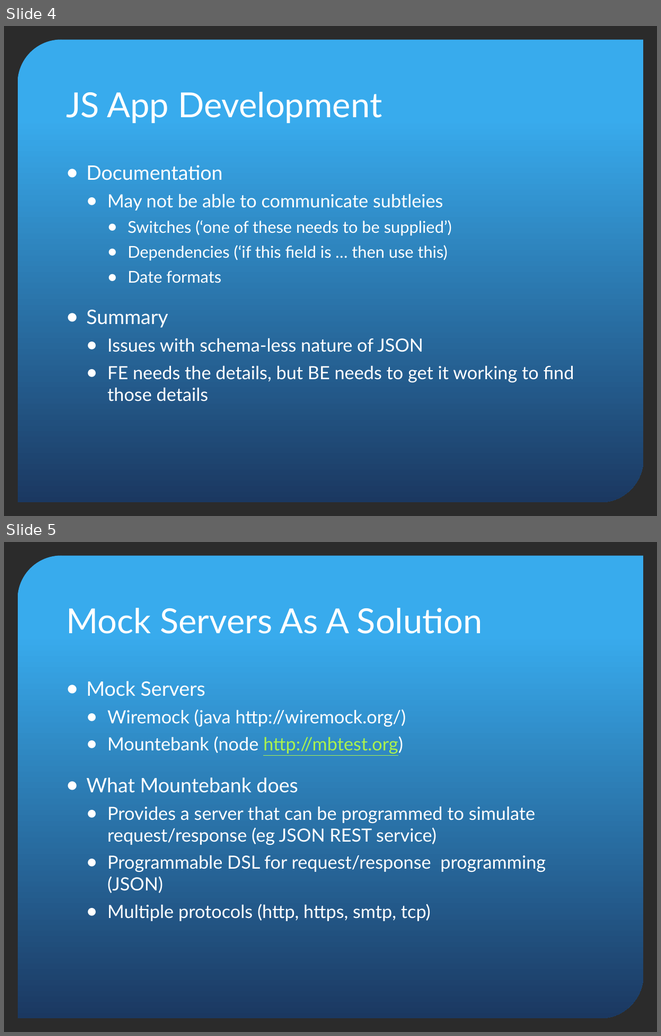
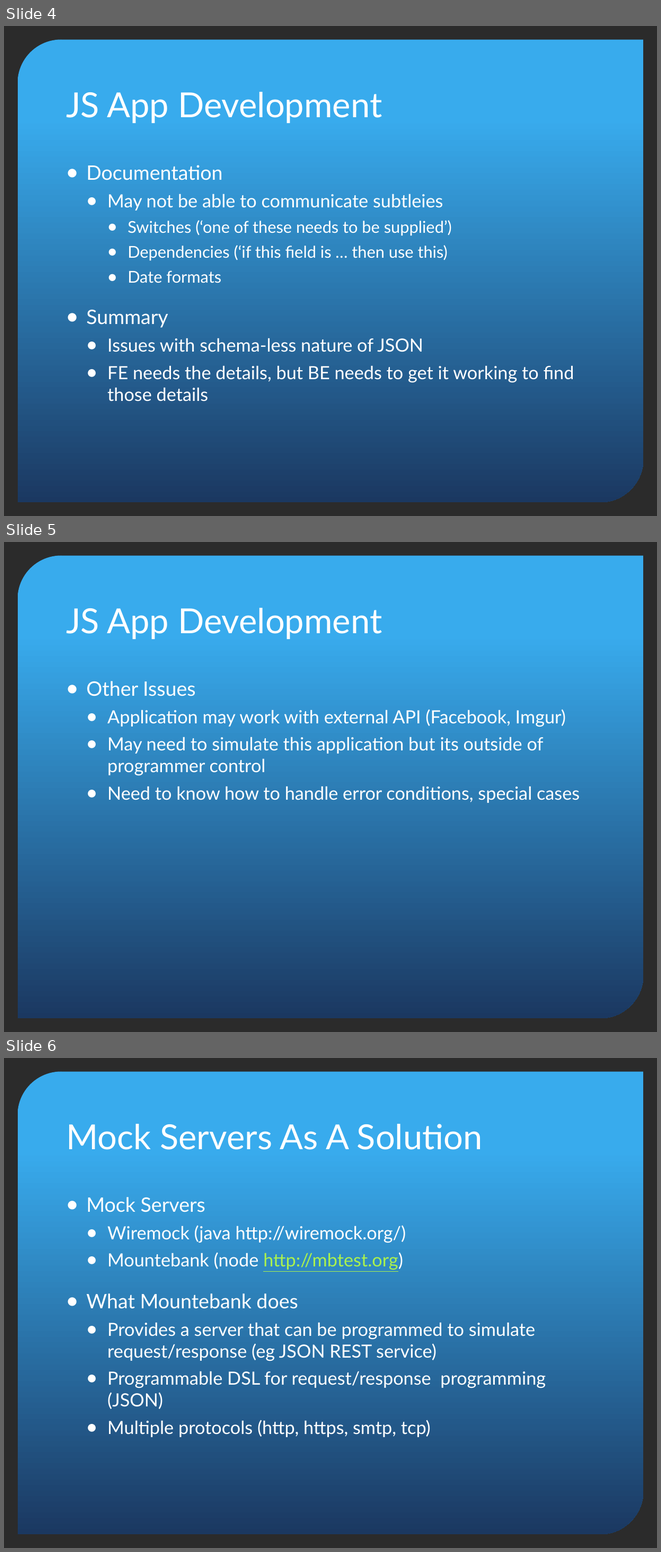
Before and after one commit to donhenton/mountebank-UI, a slide deck: docs/madjs/MADJS-Mountebank.pptx. Shown one above the other, each under a label of ours: slides 4 and 5 before the commit, slides 4, 5 and 6 after it. The pictures are 661x1036 and 661x1552 pixels, drawn with LibreOffice and Linux fonts; fonts in the diff are those of the drawing; background and template pictures are left out; a plain dark background stands for a picture behind light text. Boxes give left, top, right and bottom in pixels: in the first picture for what was removed or moved away, otherwise in the second. Text is boxed around its words. In the diff, an @@ line names an element or a change of style, - is before the commit and + after.

Commit message:
updating ppt presentation

```diff
--- a/docs/madjs/MADJS-Mountebank.pptx
+++ b/docs/madjs/MADJS-Mountebank.pptx
@@ slide 5 added at (x1=4, y1=542, x2=657, y2=1032), background picture (left out); not listed: 1 template element that a slide beside it also shows @@
@@ title added at (x1=66, y1=608, x2=382, y2=639), 38 pt, text #FFFFFF @@
+JS App Development
@@ text added at (x1=86, y1=681, x2=580, y2=803), 20 pt, text #FFFFFF @@
+● Other Issues
+  ● Application may work with external API (Facebook, Imgur)
+  ● May need to simulate this application but its outside of programmer control
+  ● Need to know how to handle error conditions, special cases
@@ what was slide 5 is now slide 6 @@
```
